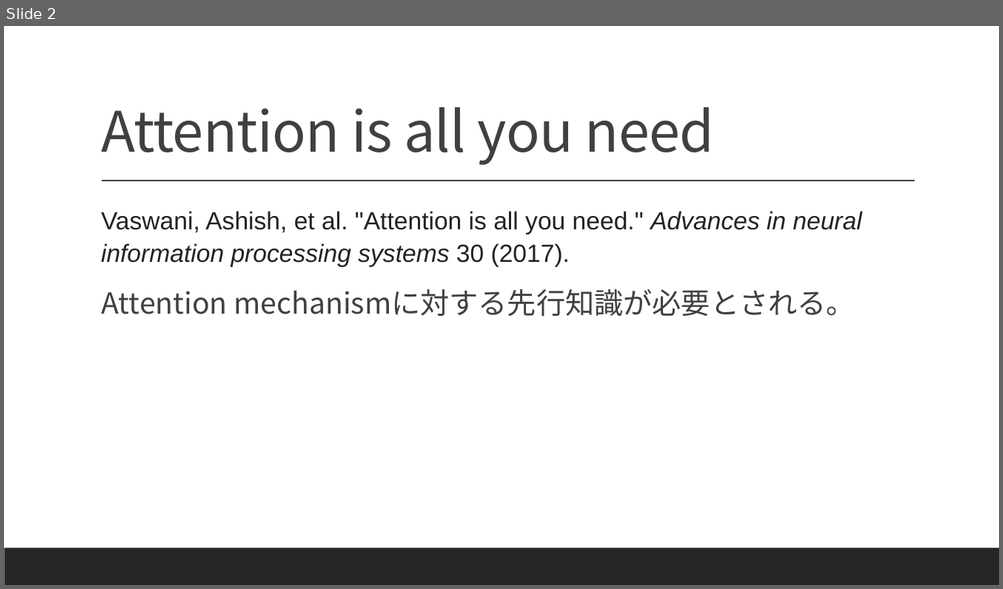
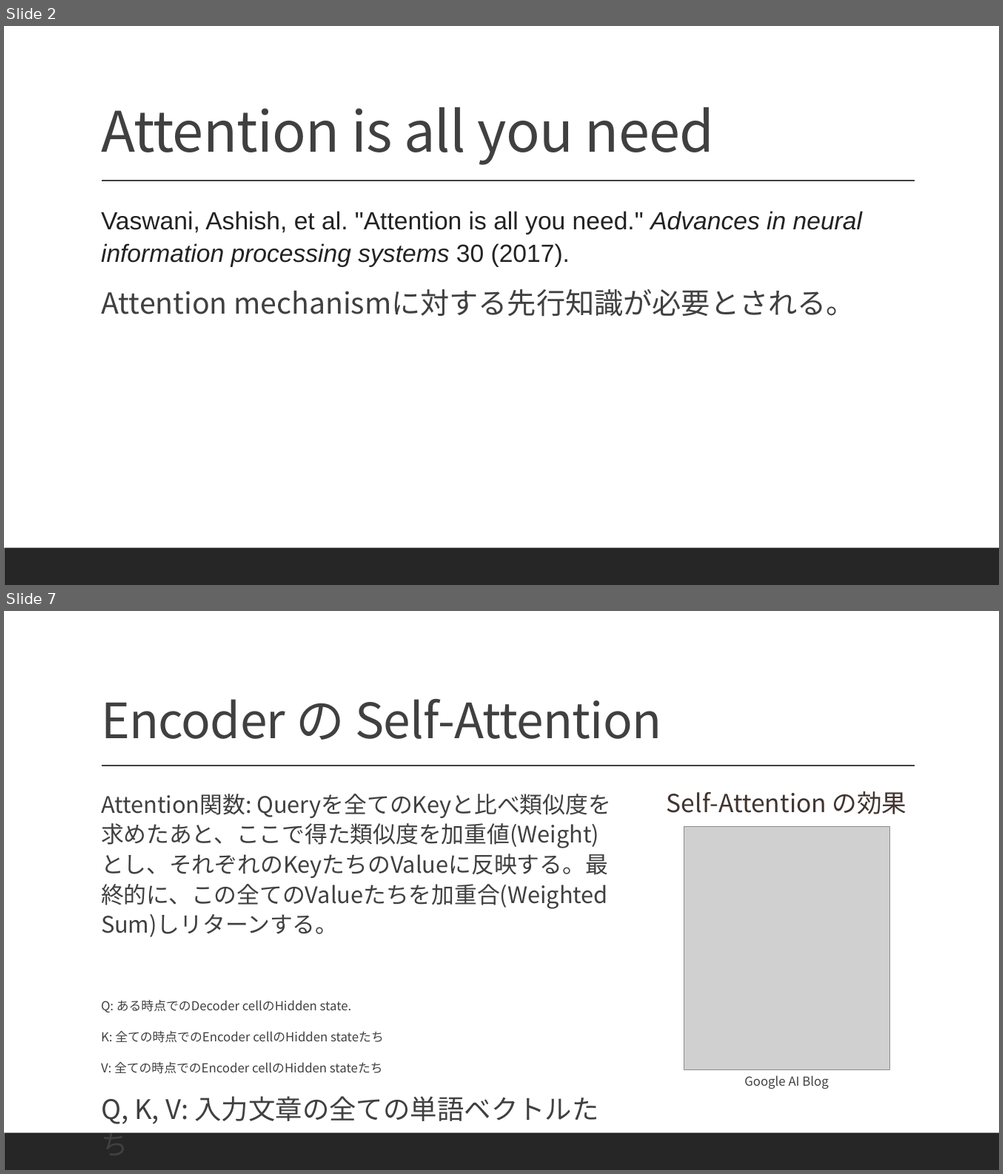
Before and after one commit to Sion1225/Study-Deeplearning-NLP, a slide deck: Presentation/ppt8 Transformer.pptx. Shown one above the other, each under a label of ours: slide 2 before the commit, slides 2 and 7 after it; the slides between them are not shown. The pictures are 1003x589 and 1003x1174 pixels, drawn with LibreOffice and Linux fonts; fonts in the diff are those of the drawing; grey boxes stand for pictures. Boxes give left, top, right and bottom in pixels: in the first picture for what was removed or moved away, otherwise in the second. Text is boxed around its words. In the diff, an @@ line names an element or a change of style, - is before the commit and + after.

Commit message:
Scaled dot product attention

```diff
--- a/Presentation/ppt8 Transformer.pptx
+++ b/Presentation/ppt8 Transformer.pptx
@@ slide 7 added at (4,611,999,1170), background #FFFFFF; not listed: 2 template elements that a slide beside it also shows @@
@@ title added at (101,699,661,740), 47 pt, text #404040 @@
+Encoder の Self-Attention
@@ text added at (101,794,608,1133), 22 pt, text #404040 @@
+  Attention関数: Queryを全てのKeyと比べ類似度を求めたあと、ここで得た類似度を加重値(Weight)とし、それぞれのKeyたちのValueに反映する。最終的に、この全てのValueたちを加重合(Weighted Sum)しリターンする。
+  Q: ある時点でのDecoder cellのHidden state.
+  K: 全ての時点でのEncoder cellのHidden stateたち
+  V: 全ての時点でのEncoder cellのHidden stateたち
+  Q, K, V: 入力文章の全ての単語ベクトルたち
@@ text added at (666,792,907,815), 24 pt, text #41342F @@
+Self-Attention の効果
@@ picture added at (684,826,890,1071) @@
@@ text added at (744,1076,828,1089), 12 pt, text #404040 @@
+Google AI Blog
```
Also in this commit, not shown: 1 slide changed, 4 other slides added, 2 slides removed, 1 other file.
